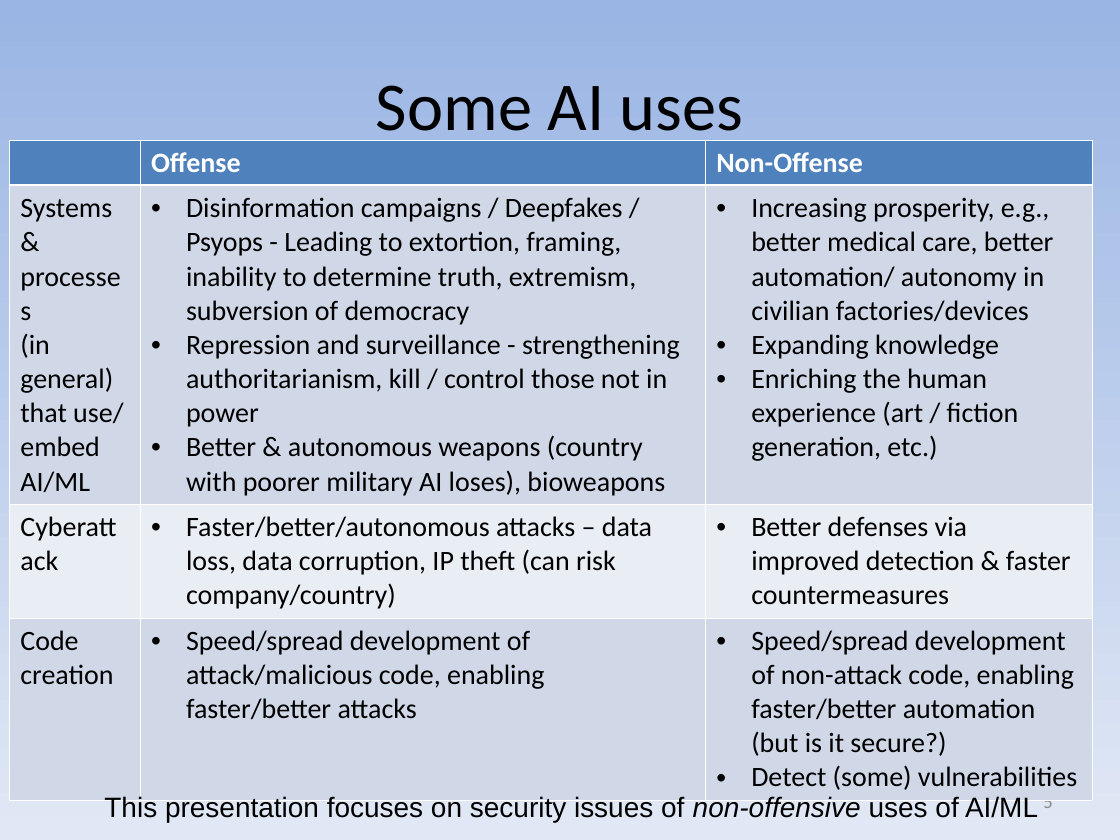
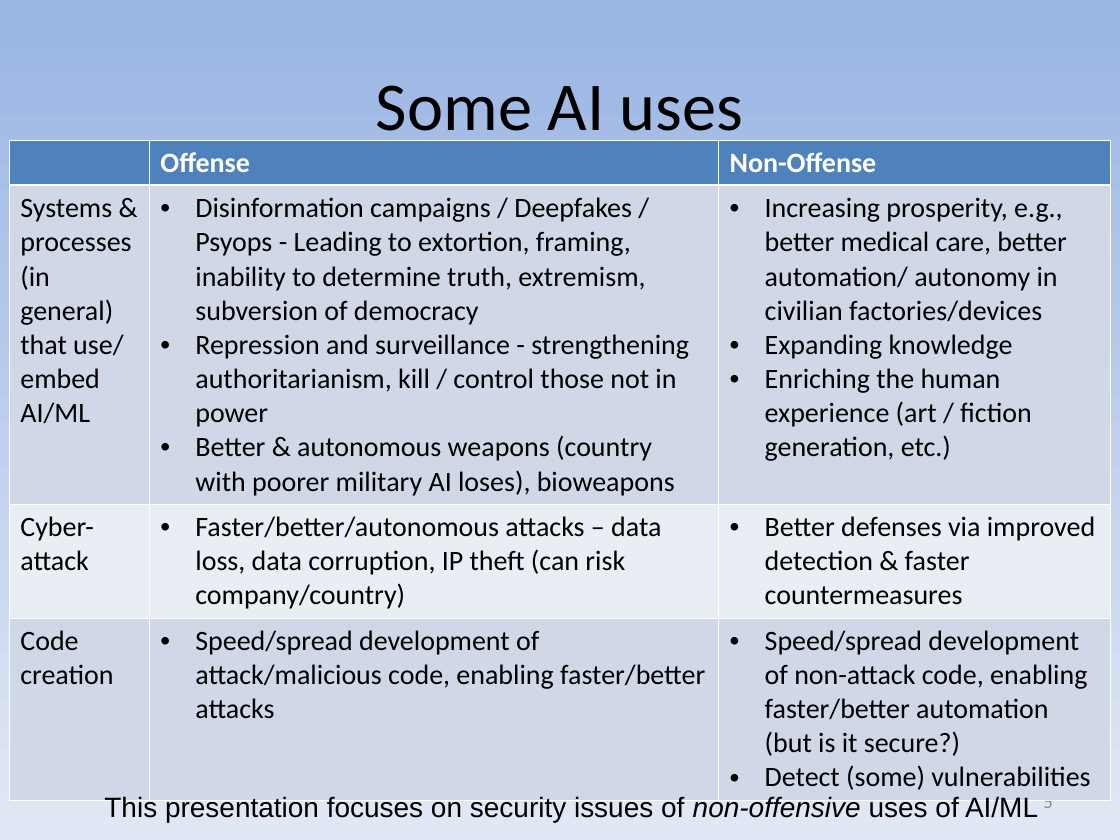
Before and after one commit to david-a-wheeler/david-a-wheeler.github.io, a slide deck: slide 5 of secure-class/presentations/AI-ML-Security.ppt. Drawn at 1120x840 pixels with LibreOffice and Linux fonts; fonts in the diff are those of the drawing. Boxes give left, top, right and bottom in pixels: in the first picture for what was removed or moved away, otherwise in the second. Text is boxed around its words. In the diff, an @@ line names an element or a change of style, - is before the commit and + after.

```diff
--- a/secure-class/presentations/AI-ML-Security.ppt
+++ b/secure-class/presentations/AI-ML-Security.ppt
@@ table at [9, 140, 1110, 794] @@
-row 3, column 1: Cyberattack
+row 3, column 1: Cyber-attack
@@ table: place and size @@
-table at [9, 140, 1092, 794]
+table at [9, 140, 1110, 794]
```
Also in this commit, not shown: 11 other slides changed, 3 slides added.
